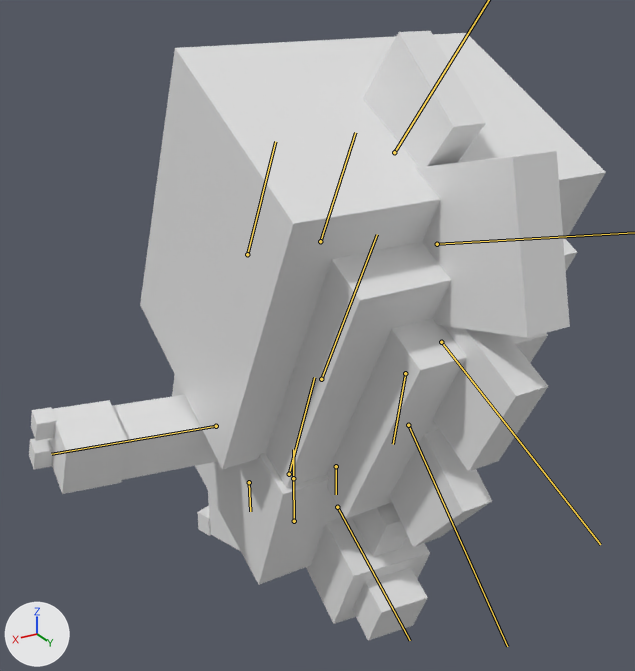
Before and after pictures for a commit that changed the FBX model Assets/Art/Character/Character_Sleep.fbx.
Camera for both pictures: a camera (50 mm lens) standing at (0.642, 1.15, 0.926) and looking at (0.064, 0.187, 0.444). The lights are fixed; the arrows at lower left show +X, +Y and +Z. Both versions are drawn at frame 27 of the action 'Scene'; the numbers are the values there. The bones that bend it are drawn over the model as lines.

The first picture shows 'Character'.
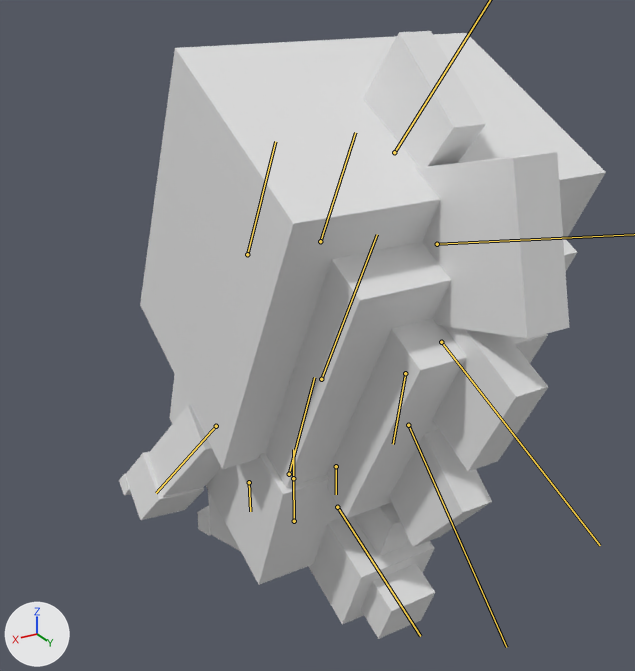
Changed parts and their boxes [x1, y1, x2, y2] in the pictures (635 x 671 px):
'Character', posed (16% narrower): before [29, 31, 606, 641]; after [119, 31, 606, 639]
bone 'Arm.L', root to tip: before (216, 426) to (51, 454); after (216, 426) to (156, 493)
bone 'Tail', root to tip: before (337, 507) to (410, 640); after (337, 507) to (420, 636)

The edits, one by one:
Bone 'Arm.L' (bone_arm_l) turns from (-95, 3, -4) to (-12, 1, 17) degrees about its own x, y and z.
Bone 'Tail' (bone_tail) turns from (0, -1, -4) to (0, 0, 0) degrees about its own x, y and z.
